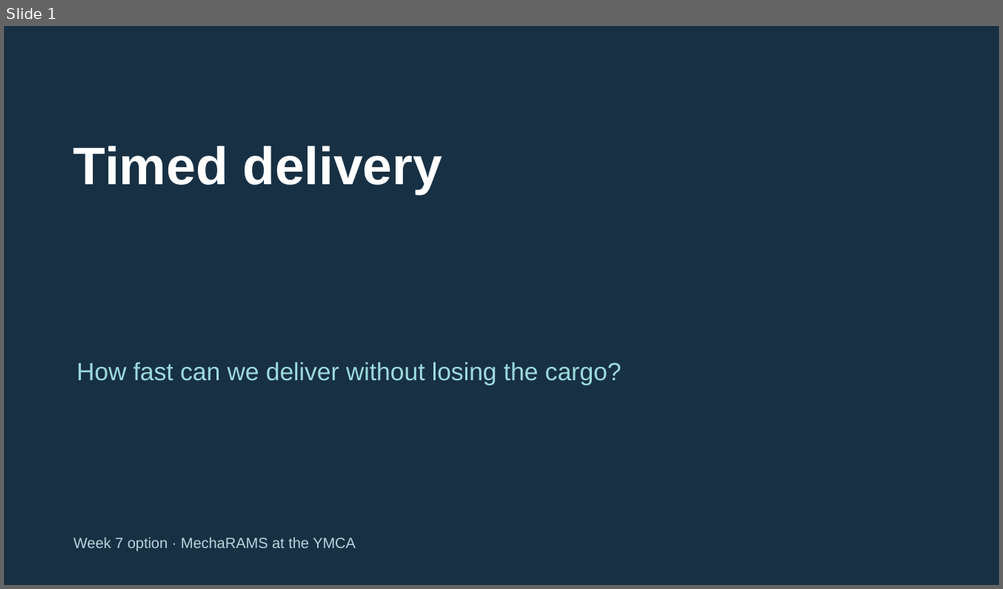
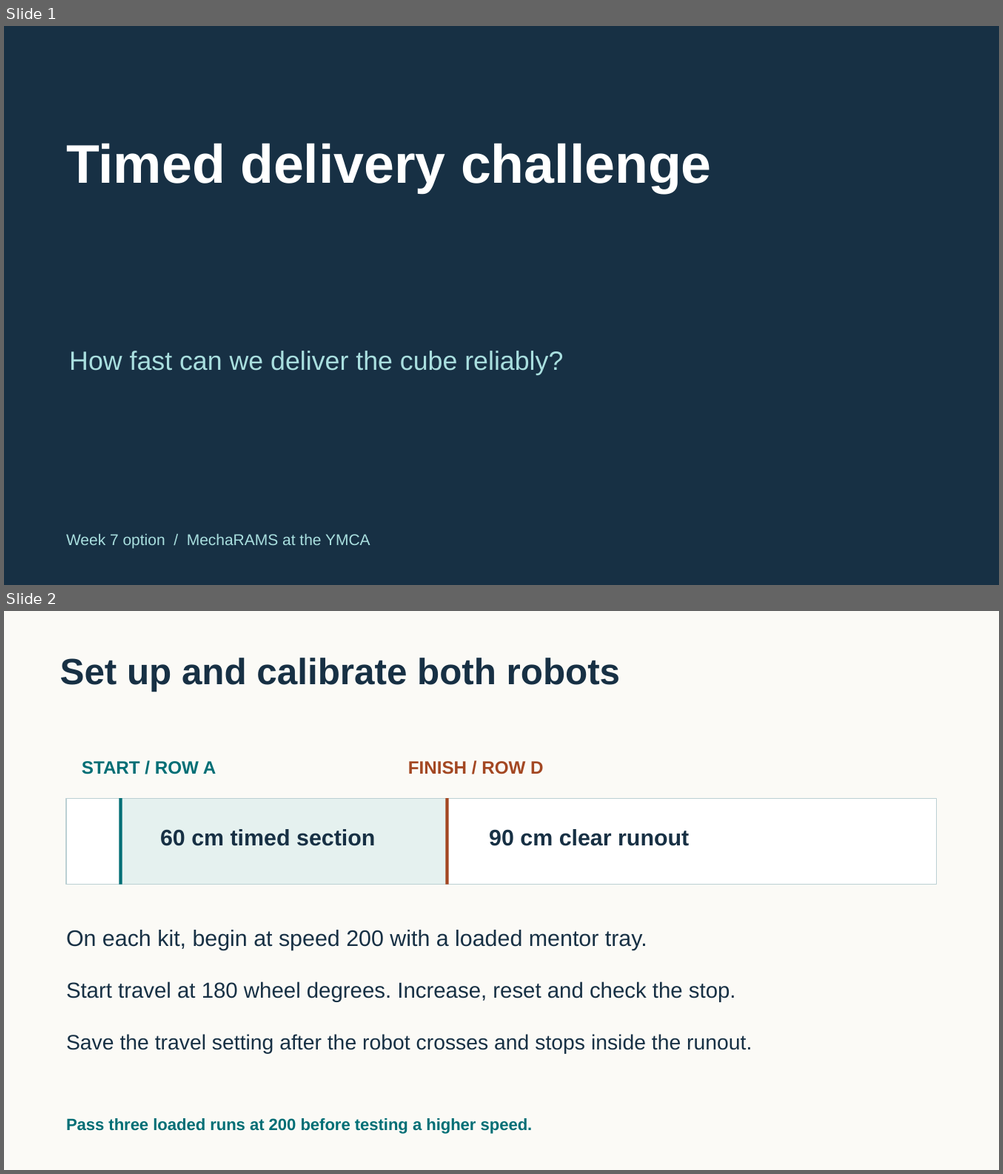
Before and after one commit to FRC999/YMCA-SPIKE-education, a slide deck: 03_Presentations/W07_speed_trial.pptx. Shown one above the other, each under a label of ours: slide 1 before the commit, slides 1 and 2 after it. The pictures are 1003x589 and 1003x1174 pixels, drawn with LibreOffice and Linux fonts; fonts in the diff are those of the drawing. Boxes give left, top, right and bottom in pixels: in the first picture for what was removed or moved away, otherwise in the second. Text is boxed around its words. In the diff, an @@ line names an element or a change of style, - is before the commit and + after.

Commit message:
Teach Week 7 timed delivery on the printed course

```diff
--- a/03_Presentations/W07_speed_trial.pptx
+++ b/03_Presentations/W07_speed_trial.pptx
@@ slide 2 added at (x1=4, y1=611, x2=999, y2=1170), background #FBFAF6 @@
@@ text added at (x1=60, y1=658, x2=620, y2=692), 35.2 pt, text #173044, bold @@
+Set up and calibrate both robots
@@ text added at (x1=82, y1=761, x2=216, y2=775), 17.2 pt, text #006E75, bold @@
+START / ROW A
@@ text added at (x1=408, y1=761, x2=543, y2=775), 17.2 pt, text #A34722, bold @@
+FINISH / ROW D
@@ rectangle added at (x1=66, y1=798, x2=936, y2=885), fill #FFFFFF, outline #BBD0D3 0.75 pt @@
@@ rectangle added at (x1=119, y1=798, x2=122, y2=885), fill #006E75 @@
@@ rectangle added at (x1=120, y1=798, x2=447, y2=885), fill #E5F1EF, outline #BBD0D3 0.75 pt @@
@@ rectangle added at (x1=446, y1=798, x2=449, y2=885), fill #A34722 @@
@@ text added at (x1=160, y1=829, x2=375, y2=846), 21.8 pt, text #173044, bold @@
+60 cm timed section
@@ text added at (x1=489, y1=829, x2=688, y2=846), 21.8 pt, text #173044, bold @@
+90 cm clear runout
@@ text added at (x1=66, y1=930, x2=647, y2=951), 21.8 pt, text #173044 @@
+On each kit, begin at speed 200 with a loaded mentor tray.
@@ text added at (x1=66, y1=982, x2=736, y2=1002), 21 pt, text #173044 @@
+Start travel at 180 wheel degrees. Increase, reset and check the stop.
@@ text added at (x1=66, y1=1034, x2=751, y2=1054), 20.2 pt, text #173044 @@
+Save the travel setting after the robot crosses and stops inside the runout.
@@ text added at (x1=66, y1=1119, x2=532, y2=1134), 15.8 pt, text #006E75, bold @@
+Pass three loaded runs at 200 before testing a higher speed.
@@ slide 1 changed as well @@
@@ text at (x1=66, y1=143, x2=711, y2=193): text changed; size 51 to 52.5 pt @@
-Timed delivery
+Timed delivery challenge
@@ text at (x1=69, y1=351, x2=563, y2=375): text changed; size 24 to 25.5 pt; text colour #9DDADD to #A9DFDF @@
-How fast can we deliver without losing the cargo?
+How fast can we deliver the cube reliably?
@@ text at (x1=66, y1=534, x2=370, y2=548): text changed; size 14.2 to 15 pt; text colour #B9D4DC to #A9DFDF @@
-Week 7 option · MechaRAMS at the YMCA
+Week 7 option / MechaRAMS at the YMCA
```
Also in this commit, not shown: 1 other slide changed, 3 other slides added, 4 slides removed, 8 other files.
